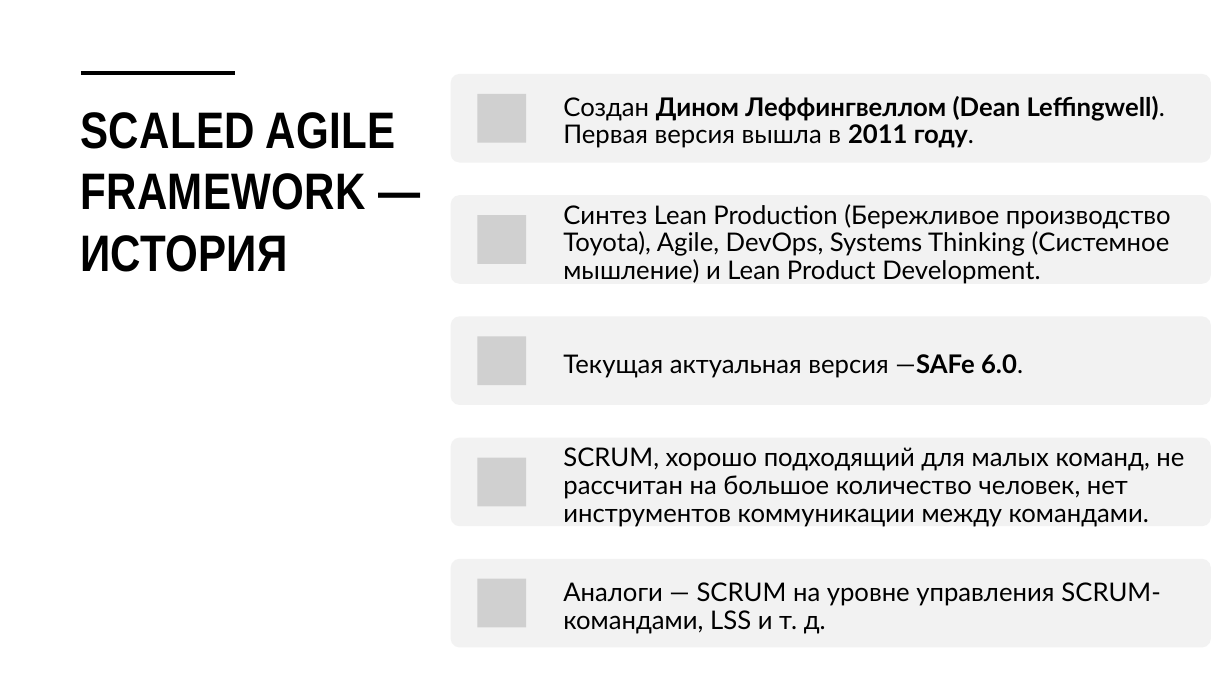
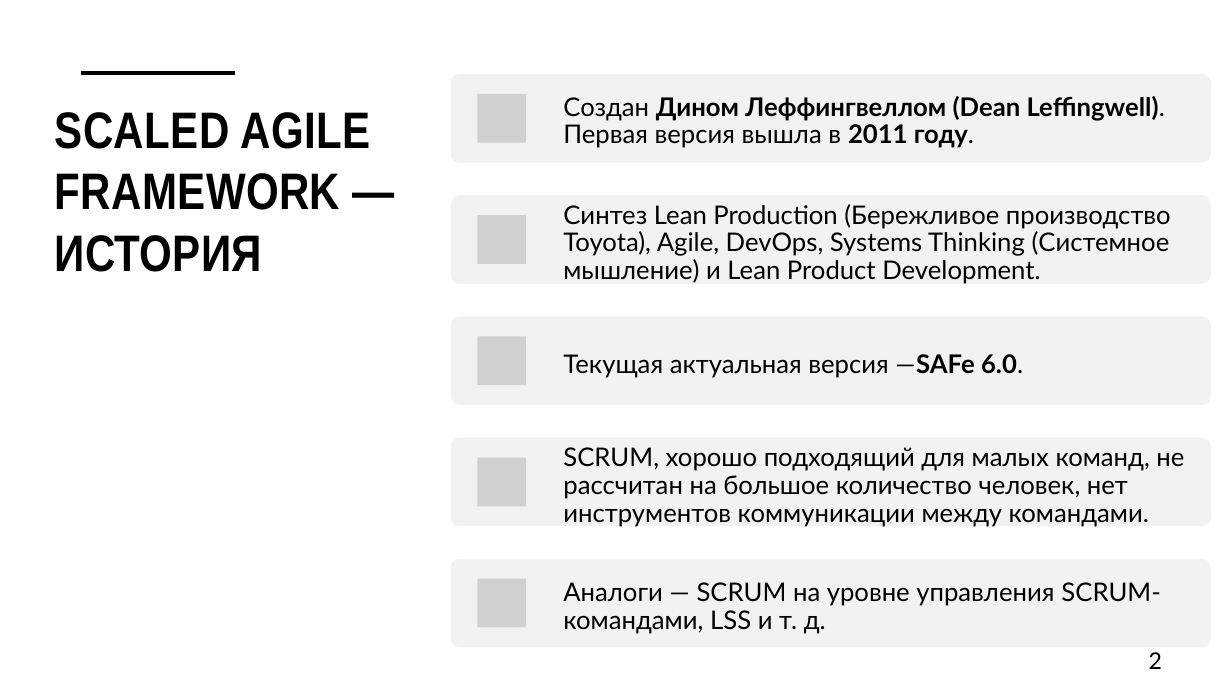
Before and after one commit to Jrol123/obsidian-dvfu_p2, a slide deck: slide 2 of ПРЕДМЕТЫ/Методологии и проектирование ИС/ДЗ/Презентация/SAFe.pptx. Drawn at 1232x693 pixels with LibreOffice and Linux fonts; fonts in the diff are those of the drawing; grey boxes stand for pictures. Boxes give left, top, right and bottom in pixels: in the first picture for what was removed or moved away, otherwise in the second. Text is boxed around its words. In the diff, an @@ line names an element or a change of style, - is before the commit and + after.

```diff
--- a/ПРЕДМЕТЫ/Методологии и проектирование ИС/ДЗ/Презентация/SAFe.pptx
+++ b/ПРЕДМЕТЫ/Методологии и проектирование ИС/ДЗ/Презентация/SAFe.pptx
@@ title "SCALED AGILE FRAMEWORK — ИСТОРИЯ": place and size @@
-title "SCALED AGILE FRAMEWORK — ИСТОРИЯ" at <box>80,112,396,272</box>
+title "SCALED AGILE FRAMEWORK — ИСТОРИЯ" at <box>55,112,370,272</box>
@@ page number added at <box>1149,652,1162,669</box>, 18 pt, text #000000 @@
+2
```
Also in this commit, not shown: 8 other slides changed.
